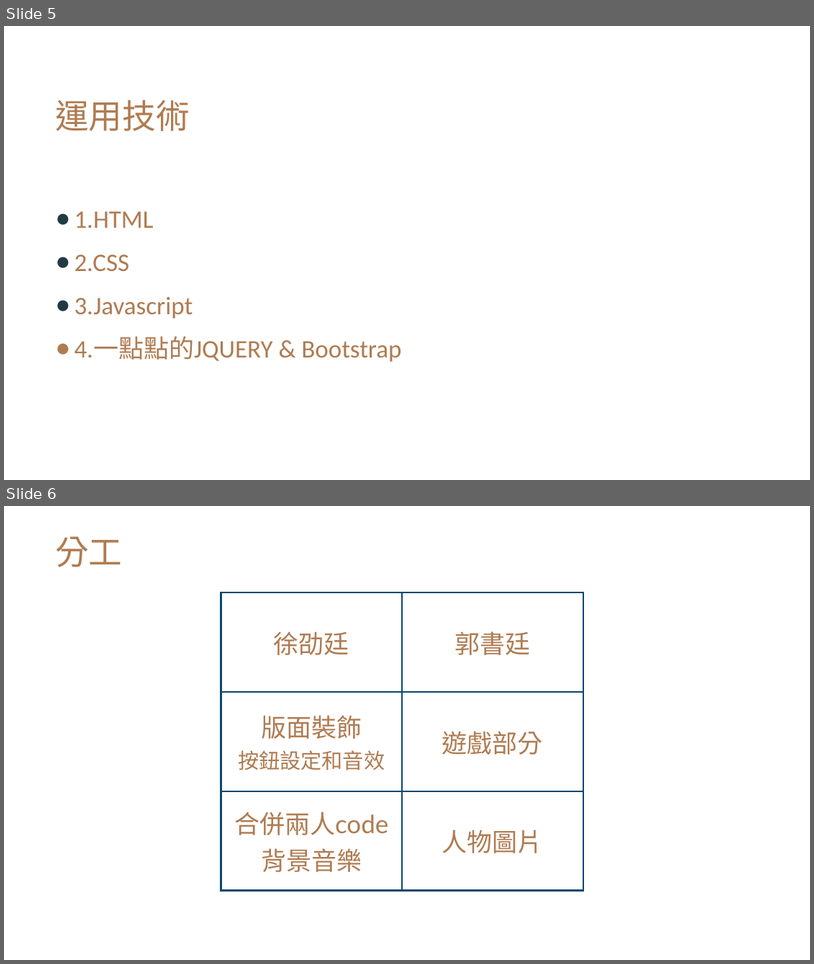
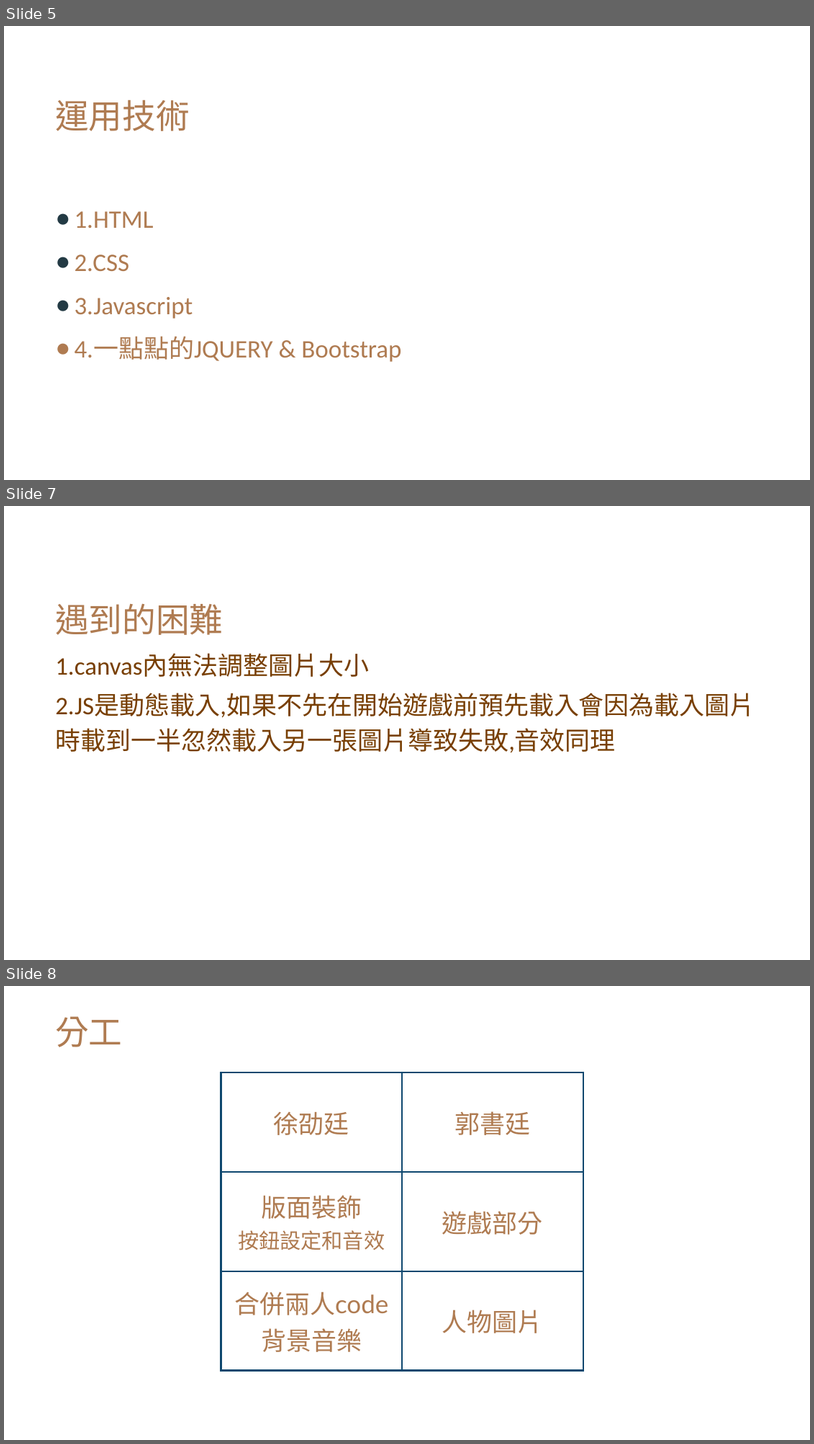
Before and after one commit to Hst0411/web, a slide deck: 00857105-00857141.pptx. Shown one above the other, each under a label of ours: slides 5 and 6 before the commit, slides 5, 7 and 8 after it; the slides between them are not shown. The pictures are 814x964 and 814x1444 pixels, drawn with LibreOffice and Linux fonts; fonts in the diff are those of the drawing. Boxes give left, top, right and bottom in pixels: in the first picture for what was removed or moved away, otherwise in the second. Text is boxed around its words. In the diff, an @@ line names an element or a change of style, - is before the commit and + after.

```diff
--- a/00857105-00857141.pptx
+++ b/00857105-00857141.pptx
@@ slide 7 added at <box>4,506,810,960</box>, background #FFFFFF @@
@@ title added at <box>55,603,223,635</box>, 40 pt, text #AF7B51 @@
+遇到的困難
@@ text added at <box>55,654,756,753</box>, 30 pt, text #783F04 @@
+1.canvas內無法調整圖片大小
+2.JS是動態載入,如果不先在開始遊戲前預先載入會因為載入圖片時載到一半忽然載入另一張圖片導致失敗,音效同理
@@ what was slide 6 is now slide 8 @@
```
Also in this commit, not shown: 1 other slide added.
